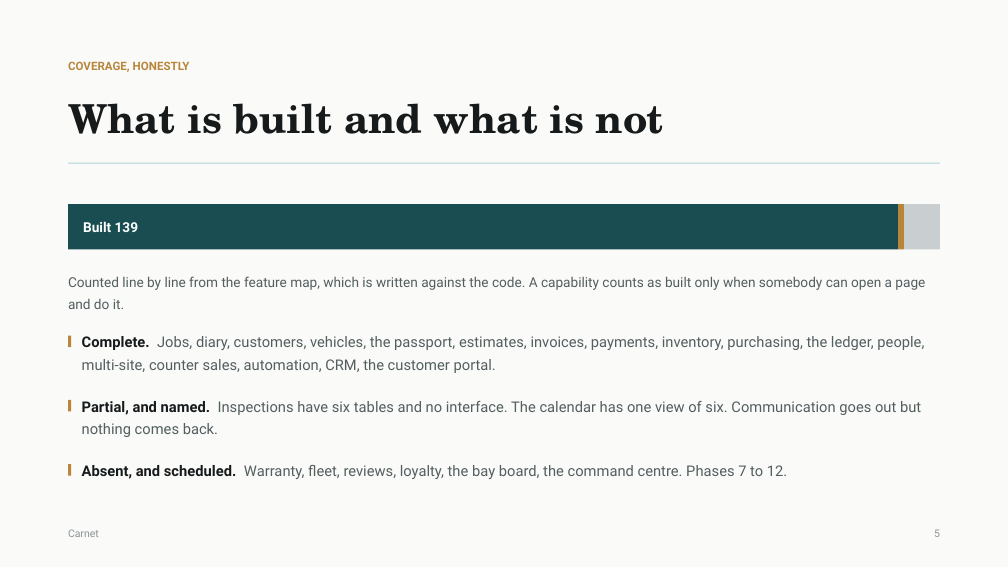
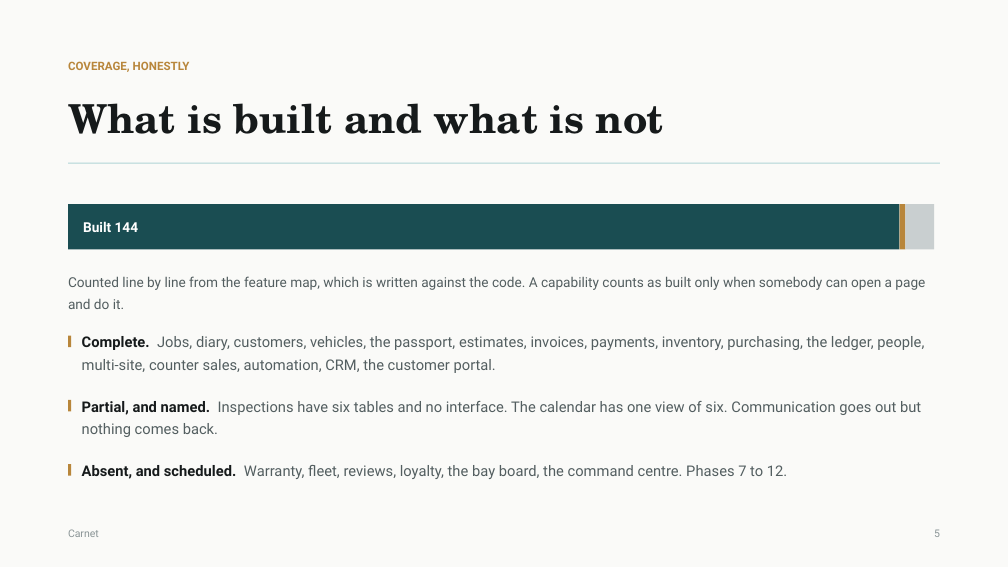
Before and after one commit to Amrwar/vehicle-memory, a slide deck: slide 6 of docs/Carnet-Presentation.pptx. Drawn at 1008x567 pixels with LibreOffice and Linux fonts; fonts in the diff are those of the drawing. Boxes give left, top, right and bottom in pixels: in the first picture for what was removed or moved away, otherwise in the second. Text is boxed around its words. In the diff, an @@ line names an element or a change of style, - is before the commit and + after.

```diff
--- a/docs/Carnet-Presentation.pptx
+++ b/docs/Carnet-Presentation.pptx
@@ rectangle resized from (x1=904, y1=204, x2=940, y2=250) to (x1=905, y1=204, x2=934, y2=250) @@
@@ text at (x1=83, y1=221, x2=138, y2=232): text changed @@
-Built 139
+Built 144
```
Also in this commit, not shown: 1 other slide changed, 7 other files.
